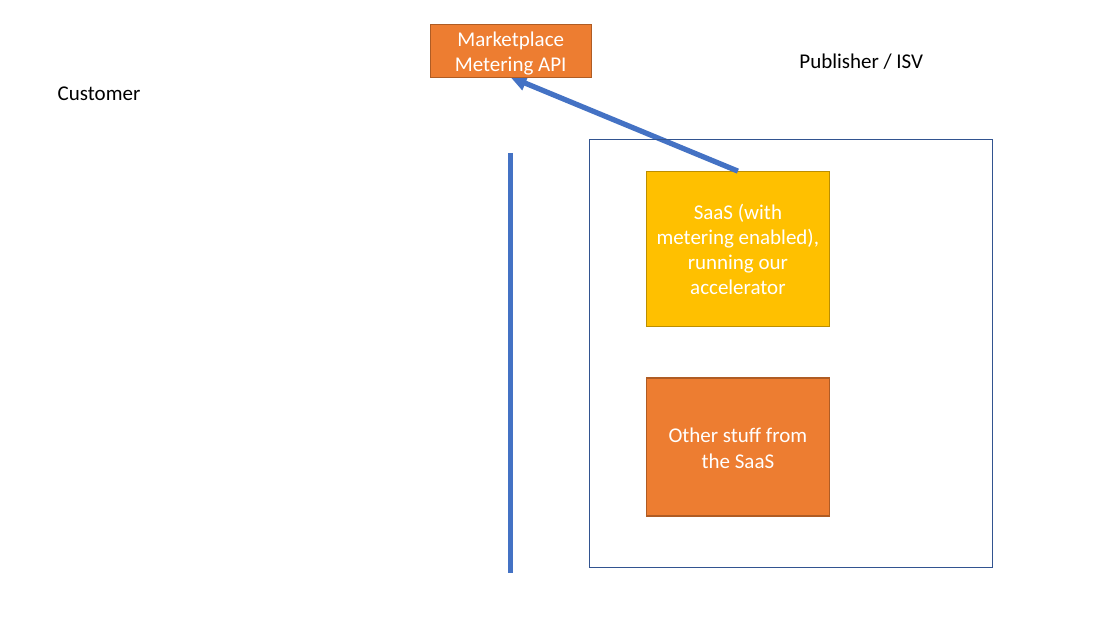
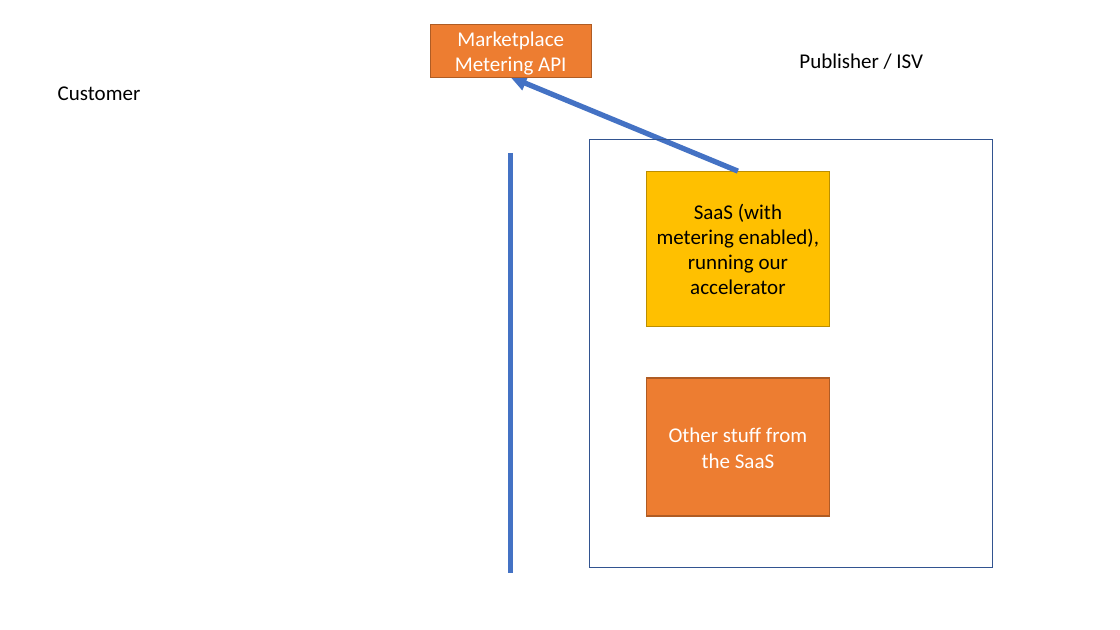
Before and after one commit to microsoft/metered-billing-accelerator, a slide deck: slide 1 of docs/images.pptx. Drawn at 1120x630 pixels with LibreOffice and Linux fonts; fonts in the diff are those of the drawing. Boxes give left, top, right and bottom in pixels: in the first picture for what was removed or moved away, otherwise in the second. Text is boxed around its words. In the diff, an @@ line names an element or a change of style, - is before the commit and + after.

```diff
--- a/docs/images.pptx
+++ b/docs/images.pptx
@@ rectangle "SaaS (with metering enabled), running ..." at <box>647,171,830,327</box>: text colour #FFFFFF to #000000 @@
```
Also in this commit, not shown: 1 other slide changed, 2 slides added, 1 other file.
